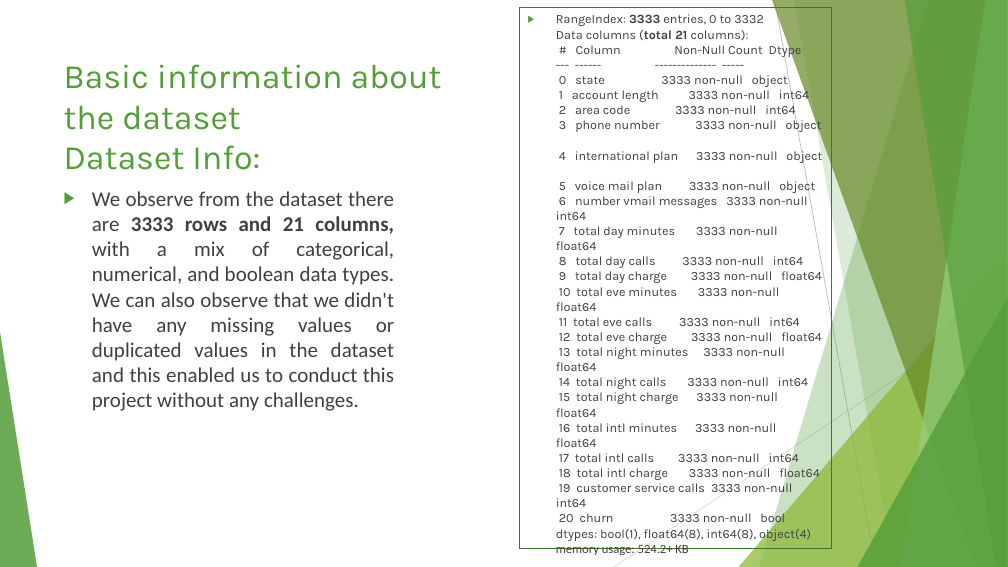
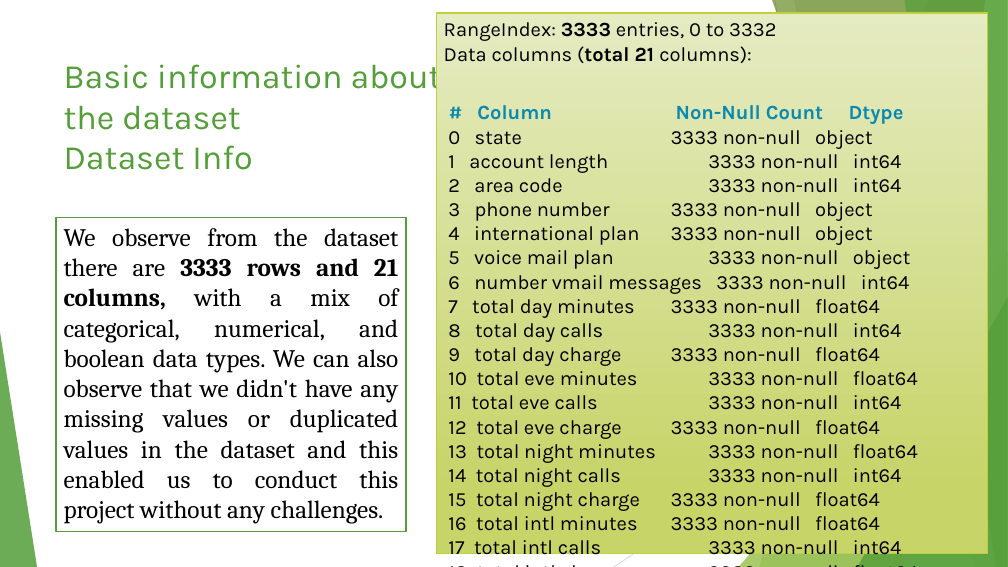
Before and after one commit to Mosota-Kemunto-Gladys-2020/Gladys_phase_3_project, a slide deck: slide 9 of SyriaTel_Churn_Powerpoint Presentation.pptx. Drawn at 1008x567 pixels with LibreOffice and Linux fonts; fonts in the diff are those of the drawing. Boxes give left, top, right and bottom in pixels: in the first picture for what was removed or moved away, otherwise in the second. Text is boxed around its words. In the diff, an @@ line names an element or a change of style, - is before the commit and + after.

```diff
--- a/SyriaTel_Churn_Powerpoint Presentation.pptx
+++ b/SyriaTel_Churn_Powerpoint Presentation.pptx
@@ text "RangeIndex: 3333 entries, 0 to ..." resized from (x1=520, y1=8, x2=832, y2=549) to (x1=436, y1=13, x2=988, y2=554) @@
@@ text "RangeIndex: 3333 entries, 0 to ..." at (x1=436, y1=13, x2=988, y2=554): fill none to gradient #E5EBC3 to #C7D469; outline #3F762B 0.75 pt to #C0CF3A 1 pt @@
@@ text at (x1=444, y1=22, x2=918, y2=560): text changed; size 12 to 19.2 pt; text colour #404040 to #000000 @@
-▶ RangeIndex: 3333 entries, 0 to 3332
-  Data columns (total 21 columns):
-  # Column Non-Null Count Dtype
-  --- ------ -------------- -----
-  0 state 3333 non-null object
-  1 account length 3333 non-null int64
-  2 area code 3333 non-null int64
-  3 phone number 3333 non-null object
-  4 international plan 3333 non-null object
-  5 voice mail plan 3333 non-null object
-  6 number vmail messages 3333 non-null int64
-  7 total day minutes 3333 non-null float64
-  8 total day calls 3333 non-null int64
-  9 total day charge 3333 non-null float64
-  10 total eve minutes 3333 non-null float64
-  11 total eve calls 3333 non-null int64
-  12 total eve charge 3333 non-null float64
-  13 total night minutes 3333 non-null float64
-  14 total night calls 3333 non-null int64
-  15 total night charge 3333 non-null float64
-  16 total intl minutes 3333 non-null float64
-  17 total intl calls 3333 non-null int64
-  18 total intl charge 3333 non-null float64
-  19 customer service calls 3333 non-null int64
-  20 churn 3333 non-null bool
-  dtypes: bool(1), float64(8), int64(8), object(4)
-  memory usage: 524.2+ KB
+RangeIndex: 3333 entries, 0 to 3332
+Data columns (total 21 columns):
+# Column Non-Null Count Dtype
+0 state 3333 non-null object
+1 account length 3333 non-null int64
+2 area code 3333 non-null int64
+3 phone number 3333 non-null object
+4 international plan 3333 non-null object
+5 voice mail plan 3333 non-null object
+6 number vmail messages 3333 non-null int64
+7 total day minutes 3333 non-null float64
+8 total day calls 3333 non-null int64
+9 total day charge 3333 non-null float64
+10 total eve minutes 3333 non-null float64
+11 total eve calls 3333 non-null int64
+12 total eve charge 3333 non-null float64
+13 total night minutes 3333 non-null float64
+14 total night calls 3333 non-null int64
+15 total night charge 3333 non-null float64
+16 total intl minutes 3333 non-null float64
+17 total intl calls 3333 non-null int64
+18 total intl charge 3333 non-null float64
+19 customer service calls 3333 non-null int64
+20 churn 3333 non-null bool
+dtypes: bool(1), float64(8), int64(8), object(4)
+memory usage: 524.2+ KB
@@ title at (x1=64, y1=57, x2=442, y2=170): text changed @@
-Basic information about the dataset
-Dataset Info:
+Basic information about the dataset
+Dataset Info
@@ text "We observe from the dataset ..." resized from (x1=92, y1=191, x2=394, y2=411) to (x1=56, y1=218, x2=406, y2=532) @@
@@ text "We observe from the dataset ..." at (x1=56, y1=218, x2=406, y2=532): size 20 to 24 pt, font Calibri to Cambria, text colour #404040 to #000000; bullet ▶ to none; fill none to #FFFFFF; outline none to #549E39 1.5 pt @@
```
Also in this commit, not shown: 5 other slides changed, 1 other file.
